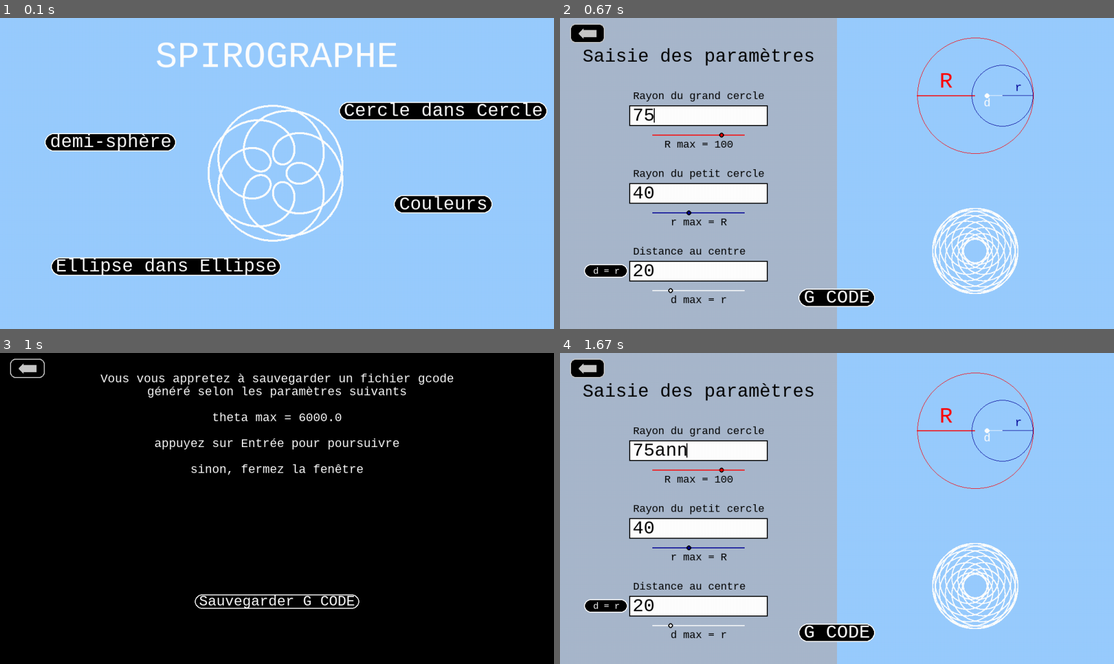
Above: before the commit, frames 1-4 (two rows, left to right).
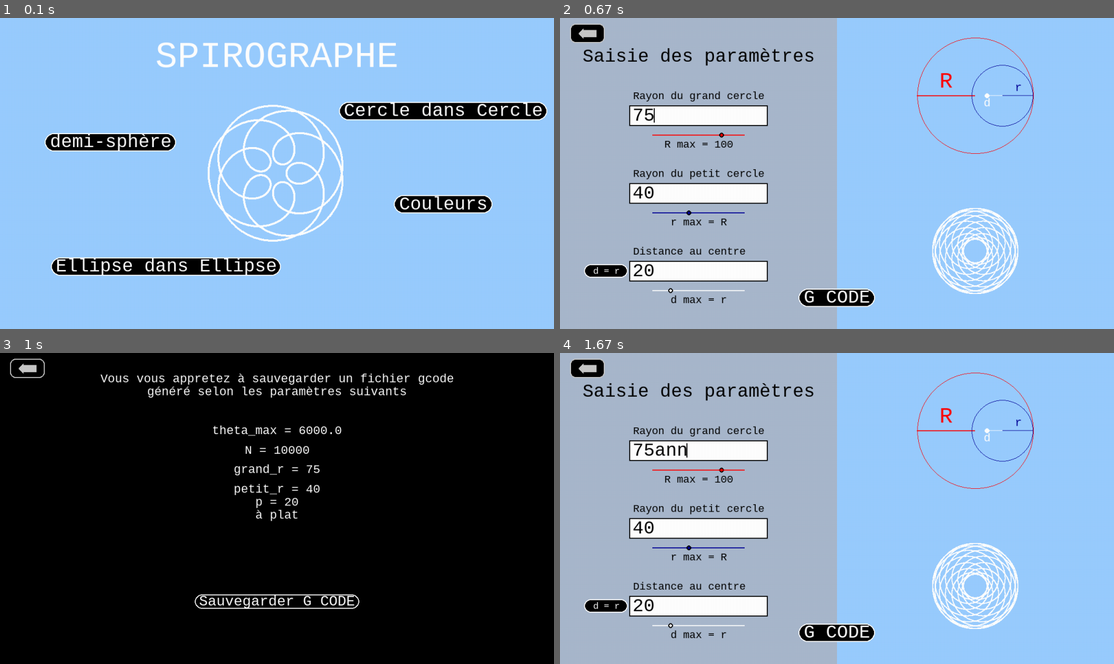
Above: after the commit, the same moments.

Repository: Nashoba1er/SPIROGRAPHE
Game: pygame game, started from logiciel spirographe.py
Same seed, same stepped clock (60 frames per second), same inputs: the game is played once before the commit and once after it.
Inputs:
- Up to frame 1 (0.1 s): no input
- Up to frame 2 (0.67 s): click "Cercle dans Cercle" at 0.38 s
- Up to frame 3 (1 s): click "G CODE" at 0.72 s
- Up to frame 4 (1.67 s): click "Sauvegarder G CODE" at 1.05 s; type "ann" at 1.33 s

Frames 1-2 are identical in both runs. In frame 3, 1.8% of the frame differs, in the area x 27-73%, y 18-55%; in frame 4, nothing differs.

Commit message:
connect backend-frontend

Diff:
--- a/logiciel spirographe.py
+++ b/logiciel spirographe.py
@@ -1480,13 +1480,27 @@
             print(f"Erreur lors de la création du fichier : {e}")
     return fichier
 
-def menu_g_code(theta_max):
+def menu_g_code(theta_max, N, petit_r, grand_r, p, Rsphere):
     screen.fill((0, 0, 0))  # Fond noir
     i = 1
     ecriture("Vous vous appretez à sauvegarder un fichier gcode" , (255,255,255), 25, (window_width/2, i*window_height/12))
     ecriture("généré selon les paramètres suivants" , (255,255,255), 25, (window_width/2, (2*i+1)*window_height/24))
     i = i+1.5
-    ecriture("theta max = " + str(theta_max), (255,255,255), 25, (window_width/2, i*window_height/12))
+    i = 2*i+1
+    ecriture(f"theta_max = {theta_max}", (255,255,255),25,(window_width/2, i*window_height/24))
+    i = i+1.5
+    ecriture(f"N = {N}",(255,255,255), 25,(window_width/2, i*window_height/24))
+    i = i+1.5
+    ecriture( f"grand_r = {grand_r}", (255,255,255),25,(window_width/2, i*window_height/24))
+    i = i+1.5
+    ecriture( f"petit_r = {petit_r}", (255,255,255),25,(window_width/2, i*window_height/24))
+    i = i+1
+    ecriture( f"p = {p}", (255,255,255),25,(window_width/2, i*window_height/24))
+    i = i+1
+    if Rsphere == 0 :
+        ecriture( "à plat", (255,255,255),25,(window_width/2, i*window_height/24))
+    elif Rsphere >= (grand_r+p-petit_r) :
+        ecriture(f"Rsphere = {Rsphere}", (255,255,255),25,(window_width/2, i*window_height/24))
     i = i+1
     ecriture("appuyez sur Entrée pour poursuivre", (255,255,255), 25 ,(window_width/2, i*window_height/12))
     i = i+1
@@ -1644,7 +1658,7 @@
                                     ecrit(current_line)
                             display.flip() #mettre à jour l'affichage
                         if run_g_code:
-                            menu_g_code(theta_max = 6000.0)
+                            menu_g_code(theta_max = 6000.0, N=10000, petit_r=lines[1], grand_r=lines[0], p=lines[2], Rsphere=0)
                         # Boucle g_code
                         while run_g_code:
                             for Pyevent in event.get():
